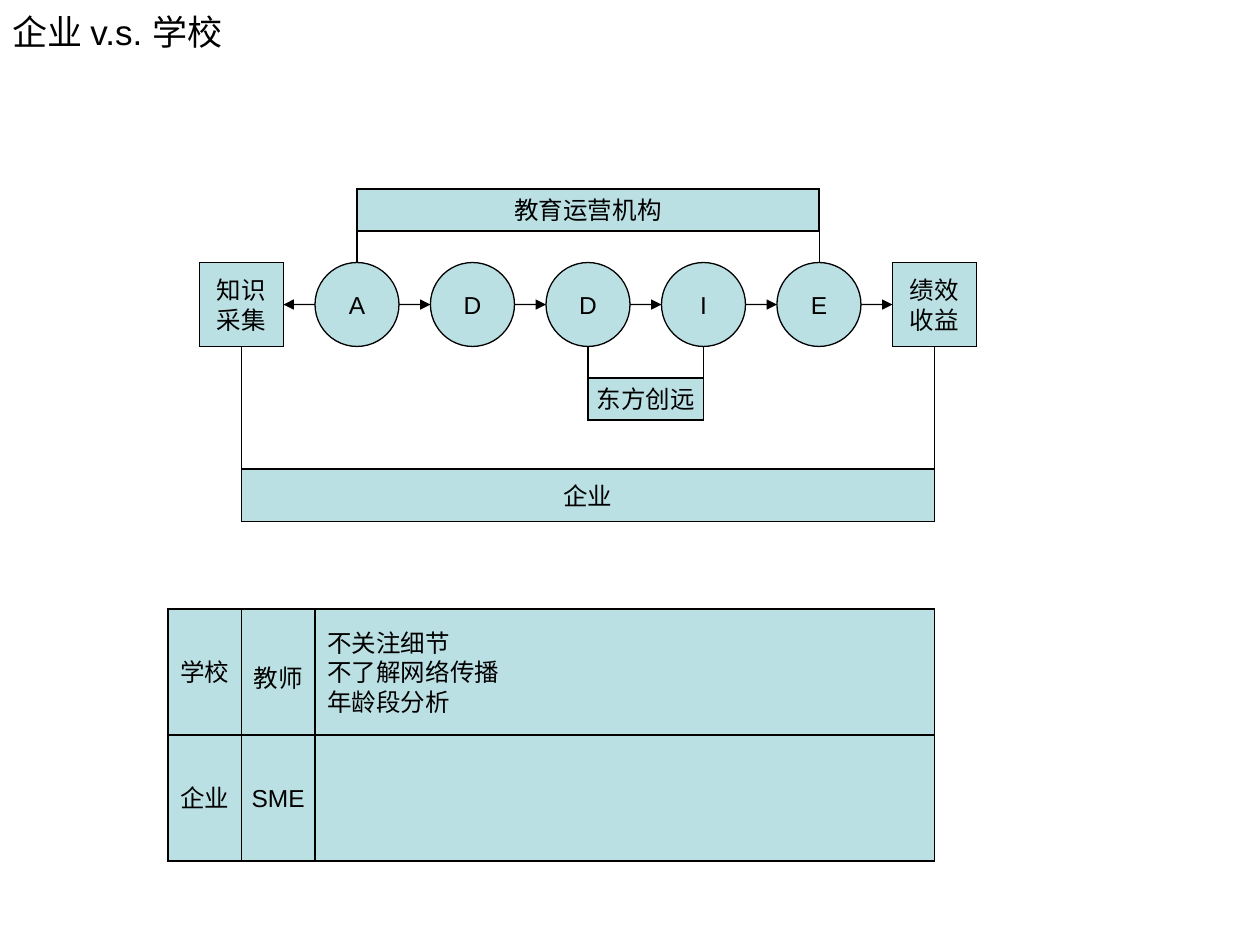
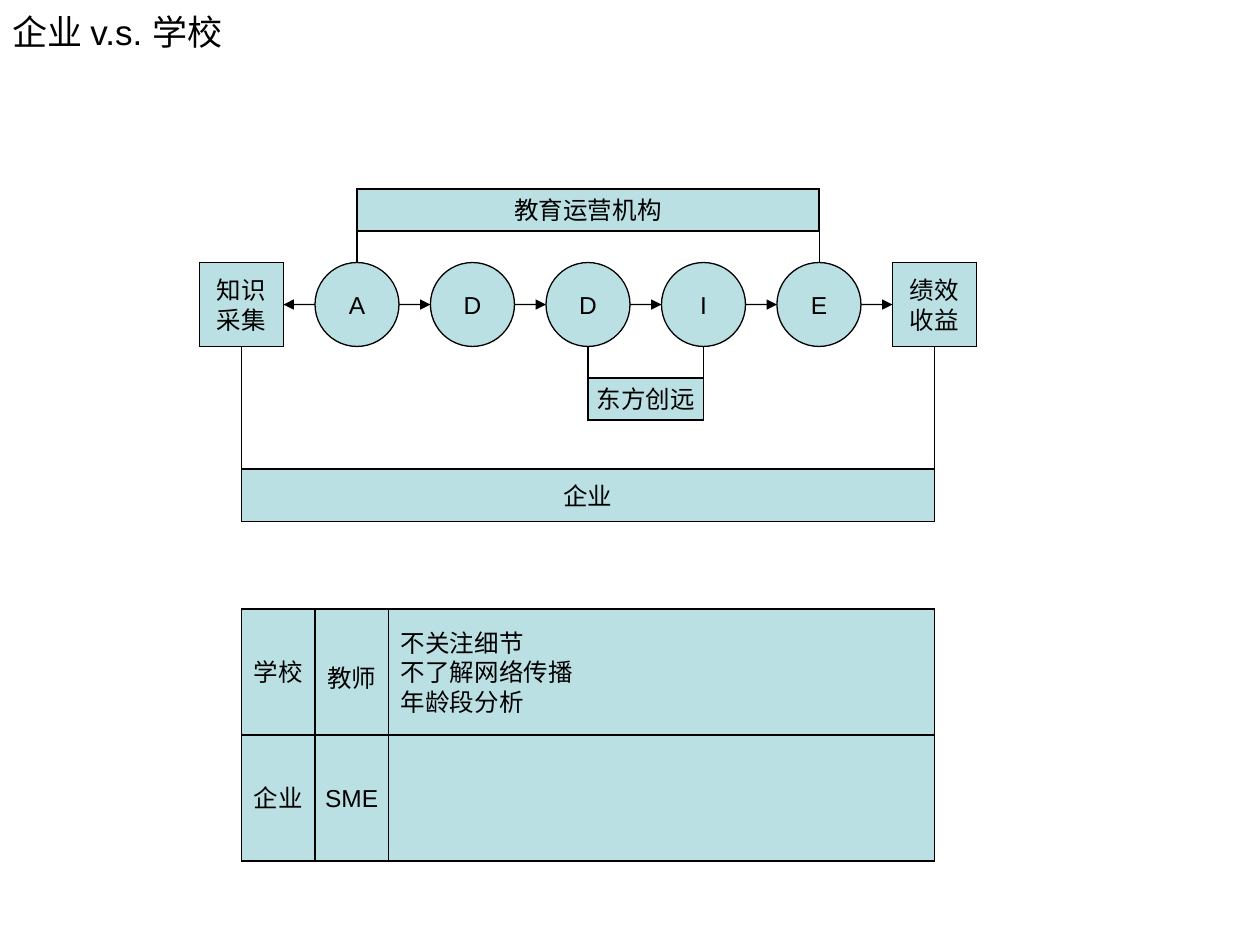
Before and after one commit to myedlt/myflash, a slide deck: slide 7 of docu/CWArch/课件模型.ppt (slide 4 before the commit). Drawn at 1260x945 pixels with LibreOffice and Linux fonts; fonts in the diff are those of the drawing. Boxes give left, top, right and bottom in pixels: in the first picture for what was removed or moved away, otherwise in the second. Text is boxed around its words. In the diff, an @@ line names an element or a change of style, - is before the commit and + after.

```diff
--- a/docu/CWArch/课件模型.ppt
+++ b/docu/CWArch/课件模型.ppt
@@ 4 rectangles, 1 line: place and size @@
-4 rectangles, 1 line at <box>168,609,315,861</box>
+4 rectangles, 1 line at <box>242,609,388,861</box>
@@ rectangle "不关注细节": place and size @@
-rectangle "不关注细节" at <box>315,609,935,735</box>
+rectangle "不关注细节" at <box>388,609,934,735</box>
@@ rectangle: place and size @@
-rectangle at <box>315,735,935,861</box>
+rectangle at <box>388,735,934,861</box>
```
Also in this commit, not shown: 4 other slides changed, 4 slides added, 2 other files.
